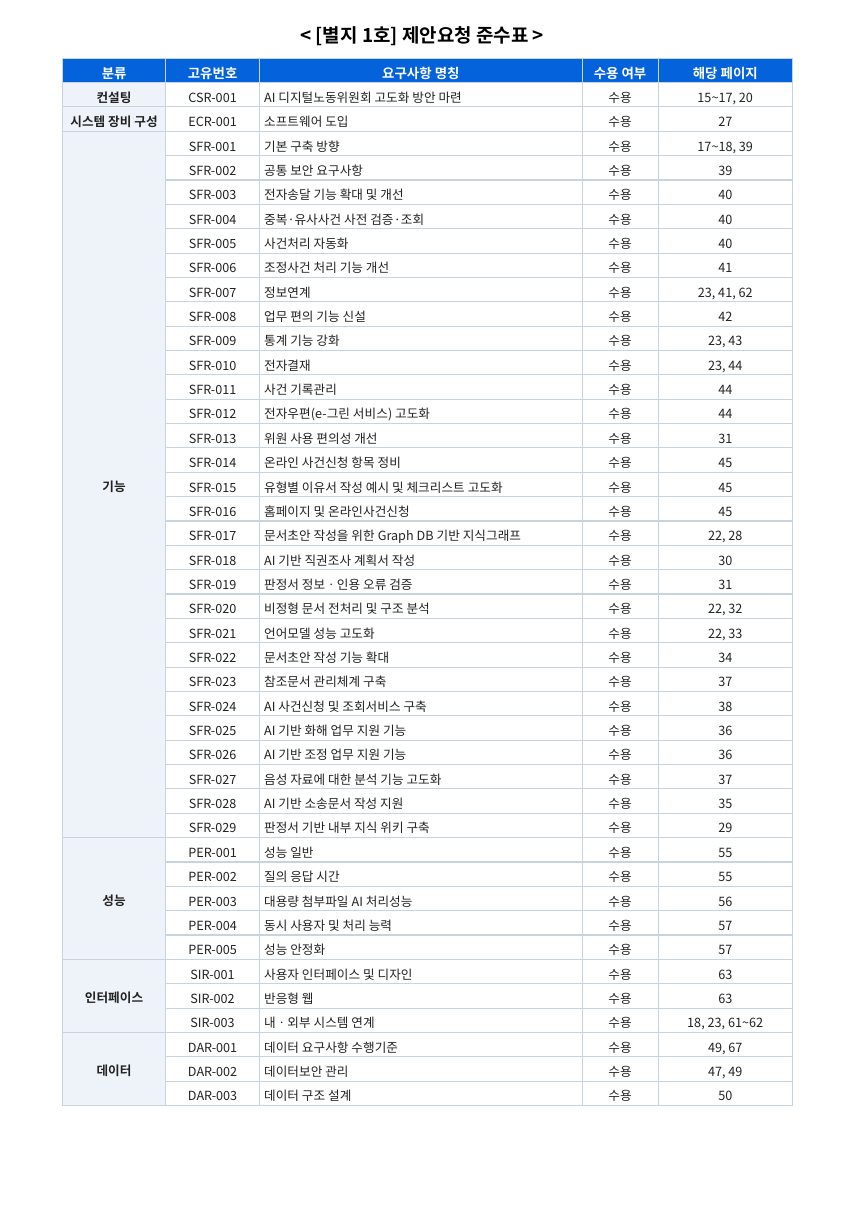
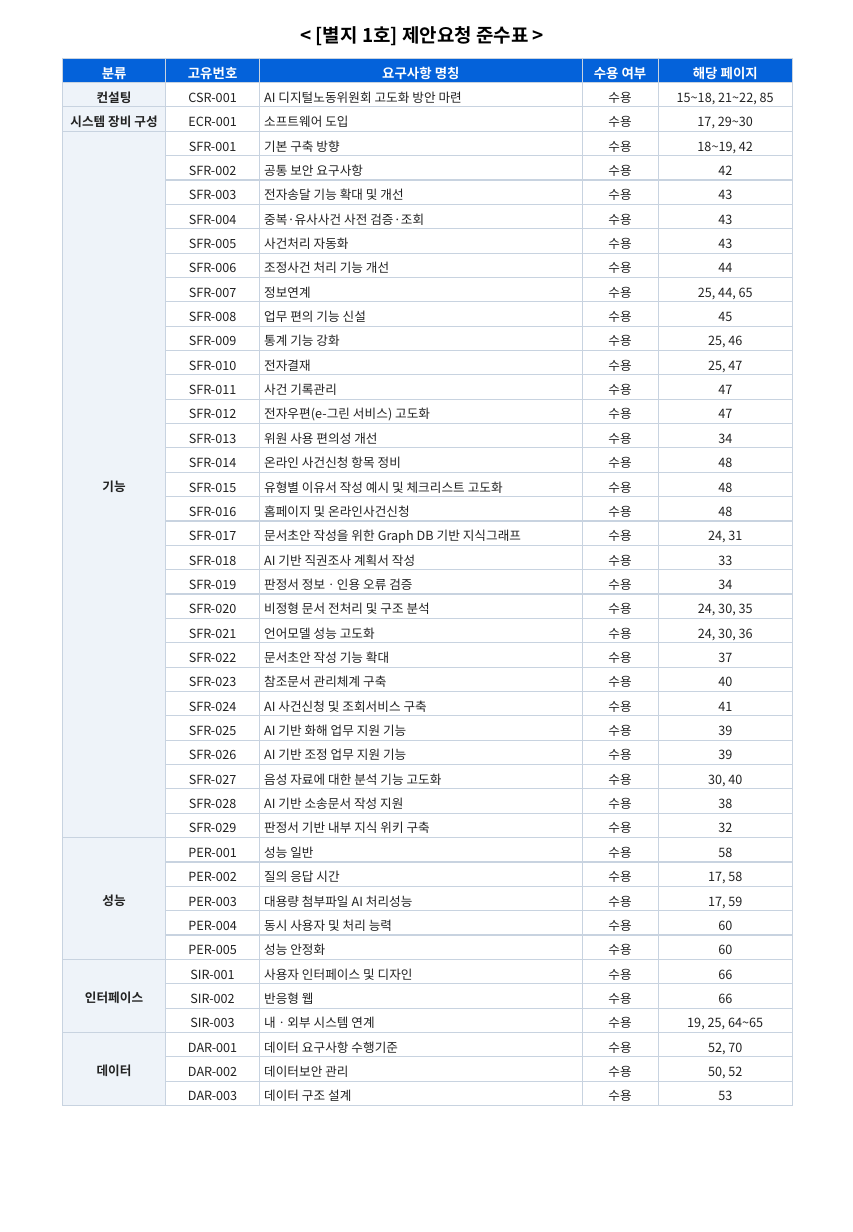
Before and after one commit to hwangsteeve-tech/hbjw, a slide deck: slide 2 of proposals/2026-11_nlrc-ai-labor-commission/nlrc_정성제안서.pptx. Drawn at 853x1232 pixels with LibreOffice and Linux fonts; fonts in the diff are those of the drawing. Boxes give left, top, right and bottom in pixels: in the first picture for what was removed or moved away, otherwise in the second. Text is boxed around its words. In the diff, an @@ line names an element or a change of style, - is before the commit and + after.

```diff
--- a/proposals/2026-11_nlrc-ai-labor-commission/nlrc_정성제안서.pptx
+++ b/proposals/2026-11_nlrc-ai-labor-commission/nlrc_정성제안서.pptx
@@ table at (63,58,793,1105) @@
-row 2, column 5: 15~17, 20
+row 2, column 5: 15~18, 21~22, 85
-row 3, column 5: 27
+row 3, column 5: 17, 29~30
-row 4, column 5: 17~18, 39
+row 4, column 5: 18~19, 42
-row 5, column 5: 39
+row 5, column 5: 42
-row 6, column 5: 40
+row 6, column 5: 43
-row 7, column 5: 40
+row 7, column 5: 43
-row 8, column 5: 40
+row 8, column 5: 43
-row 9, column 5: 41
+row 9, column 5: 44
-row 10, column 5: 23, 41, 62
+row 10, column 5: 25, 44, 65
-row 11, column 5: 42
+row 11, column 5: 45
-row 12, column 5: 23, 43
+row 12, column 5: 25, 46
-row 13, column 5: 23, 44
+row 13, column 5: 25, 47
-row 14, column 5: 44
+row 14, column 5: 47
-row 15, column 5: 44
+row 15, column 5: 47
-row 16, column 5: 31
+row 16, column 5: 34
-row 17, column 5: 45
+row 17, column 5: 48
-row 18, column 5: 45
+row 18, column 5: 48
-row 19, column 5: 45
+row 19, column 5: 48
-row 20, column 5: 22, 28
+row 20, column 5: 24, 31
-row 21, column 5: 30
+row 21, column 5: 33
-row 22, column 5: 31
+row 22, column 5: 34
-row 23, column 5: 22, 32
+row 23, column 5: 24, 30, 35
-row 24, column 5: 22, 33
+row 24, column 5: 24, 30, 36
-row 25, column 5: 34
+row 25, column 5: 37
-row 26, column 5: 37
+row 26, column 5: 40
-row 27, column 5: 38
+row 27, column 5: 41
-row 28, column 5: 36
+row 28, column 5: 39
-row 29, column 5: 36
+row 29, column 5: 39
-row 30, column 5: 37
+row 30, column 5: 30, 40
-row 31, column 5: 35
+row 31, column 5: 38
-row 32, column 5: 29
+row 32, column 5: 32
-row 33, column 5: 55
+row 33, column 5: 58
-row 34, column 5: 55
+row 34, column 5: 17, 58
-row 35, column 5: 56
+row 35, column 5: 17, 59
-row 36, column 5: 57
+row 36, column 5: 60
-row 37, column 5: 57
+row 37, column 5: 60
-row 38, column 5: 63
+row 38, column 5: 66
-row 39, column 5: 63
+row 39, column 5: 66
-row 40, column 5: 18, 23, 61~62
+row 40, column 5: 19, 25, 64~65
-row 41, column 5: 49, 67
+row 41, column 5: 52, 70
-row 42, column 5: 47, 49
+row 42, column 5: 50, 52
-row 43, column 5: 50
+row 43, column 5: 53
```
Also in this commit, not shown: 61 other slides changed, 4 slides added, 7 other files.
